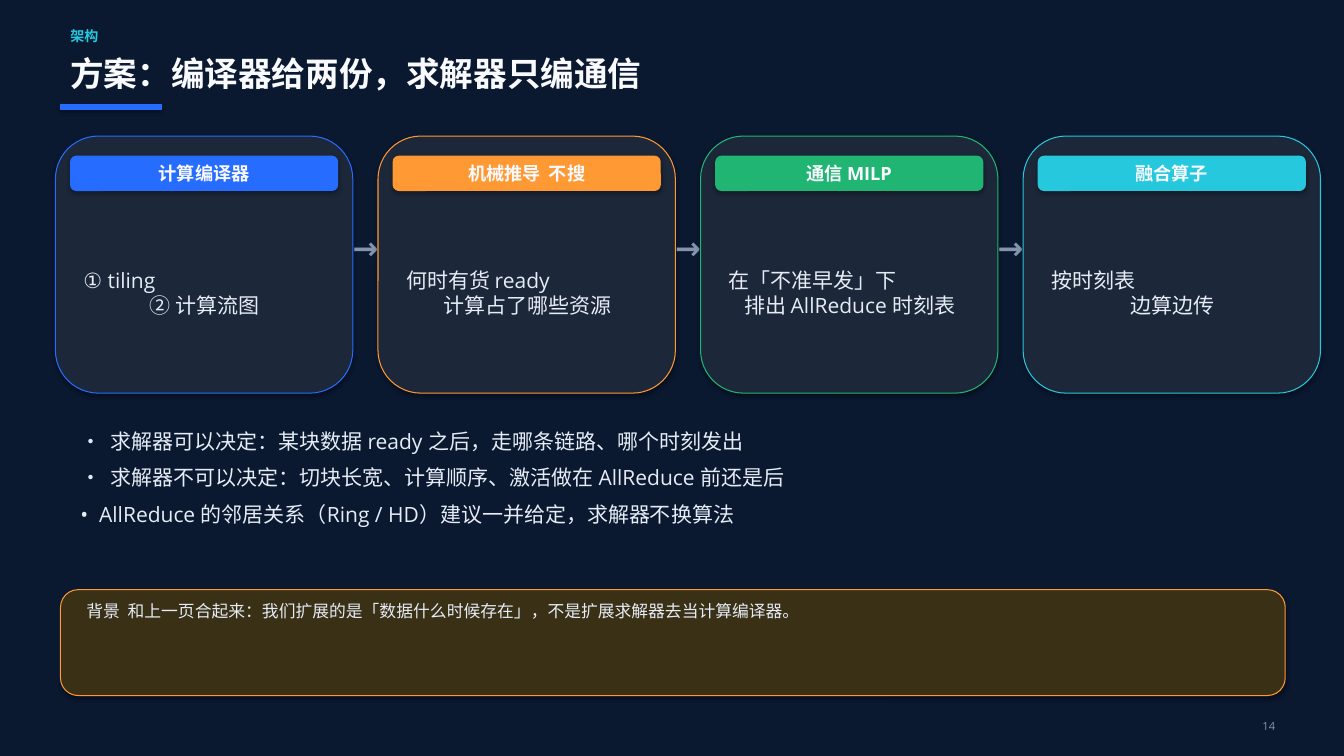
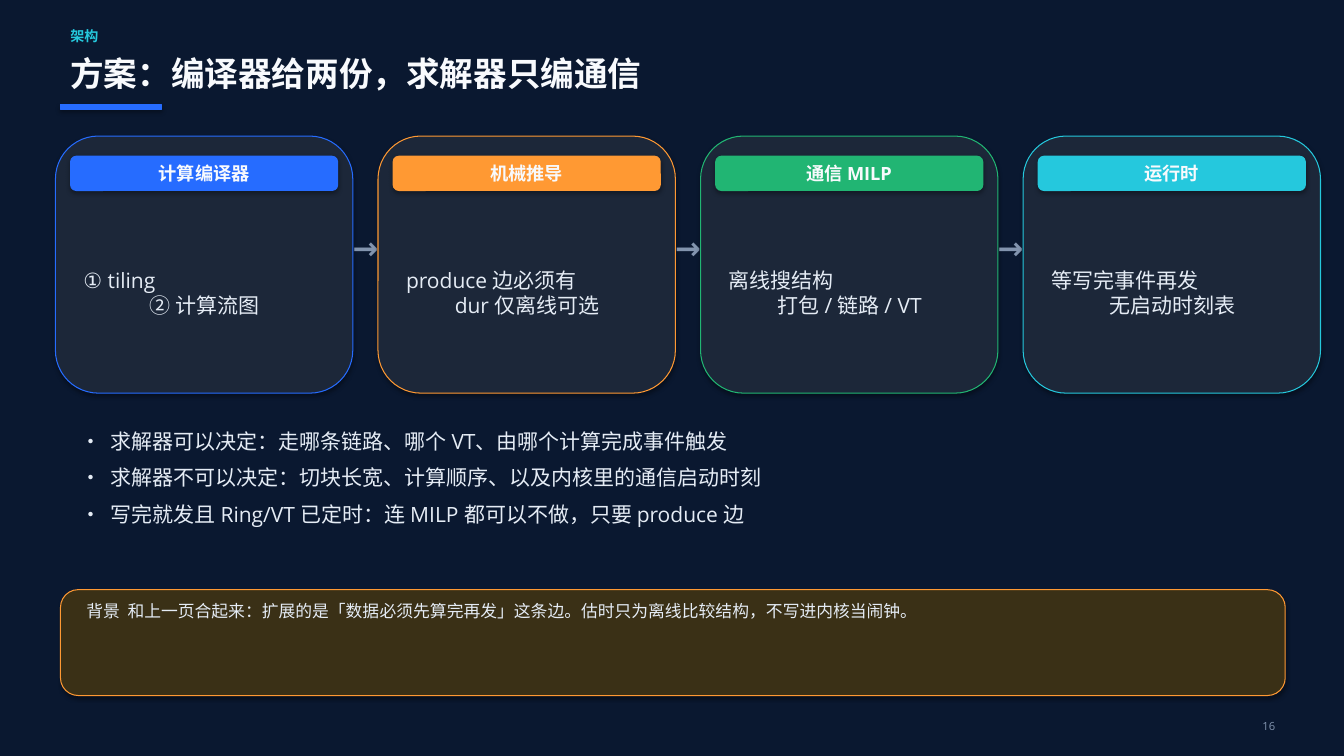
Before and after one commit to 69515164-rgb/DeepEP, a slide deck: slide 16 of docs/融合算子自动生成_MM_AllReduce.pptx (slide 14 before the commit). Drawn at 1344x756 pixels with LibreOffice and Linux fonts; fonts in the diff are those of the drawing. Boxes give left, top, right and bottom in pixels: in the first picture for what was removed or moved away, otherwise in the second. Text is boxed around its words. In the diff, an @@ line names an element or a change of style, - is before the commit and + after.

```diff
--- a/docs/融合算子自动生成_MM_AllReduce.pptx
+++ b/docs/融合算子自动生成_MM_AllReduce.pptx
@@ text at (490, 164, 563, 182): text changed @@
-机械推导 不搜
+机械推导
@@ text at (1145, 164, 1200, 182): text changed @@
-融合算子
+运行时
@@ text at (406, 270, 600, 315): text changed @@
-何时有货 ready
-计算占了哪些资源
+produce 边必须有
+dur 仅离线可选
@@ text at (729, 270, 922, 315): text changed @@
-在「不准早发」下
-排出 AllReduce 时刻表
+离线搜结构
+打包 / 链路 / VT
@@ text at (1051, 270, 1235, 315): text changed @@
-按时刻表
-边算边传
+等写完事件再发
+无启动时刻表
@@ text at (111, 431, 762, 527): text changed @@
-• 求解器可以决定：某块数据 ready 之后，走哪条链路、哪个时刻发出
-• 求解器不可以决定：切块长宽、计算顺序、激活做在 AllReduce 前还是后
-• AllReduce 的邻居关系（Ring / HD）建议一并给定，求解器不换算法
+• 求解器可以决定：走哪条链路、哪个 VT、由哪个计算完成事件触发
+• 求解器不可以决定：切块长宽、计算顺序、以及内核里的通信启动时刻
+• 写完就发且 Ring/VT 已定时：连 MILP 都可以不做，只要 produce 边
@@ text at (86, 602, 917, 619): text changed @@
-背景 和上一页合起来：我们扩展的是「数据什么时候存在」，不是扩展求解器去当计算编译器。
+背景 和上一页合起来：扩展的是「数据必须先算完再发」这条边。估时只为离线比较结构，不写进内核当闹钟。
@@ text at (1262, 722, 1275, 730): text changed @@
-14
+16
```
Also in this commit, not shown: 13 other slides changed, 2 slides added, 2 other files.
